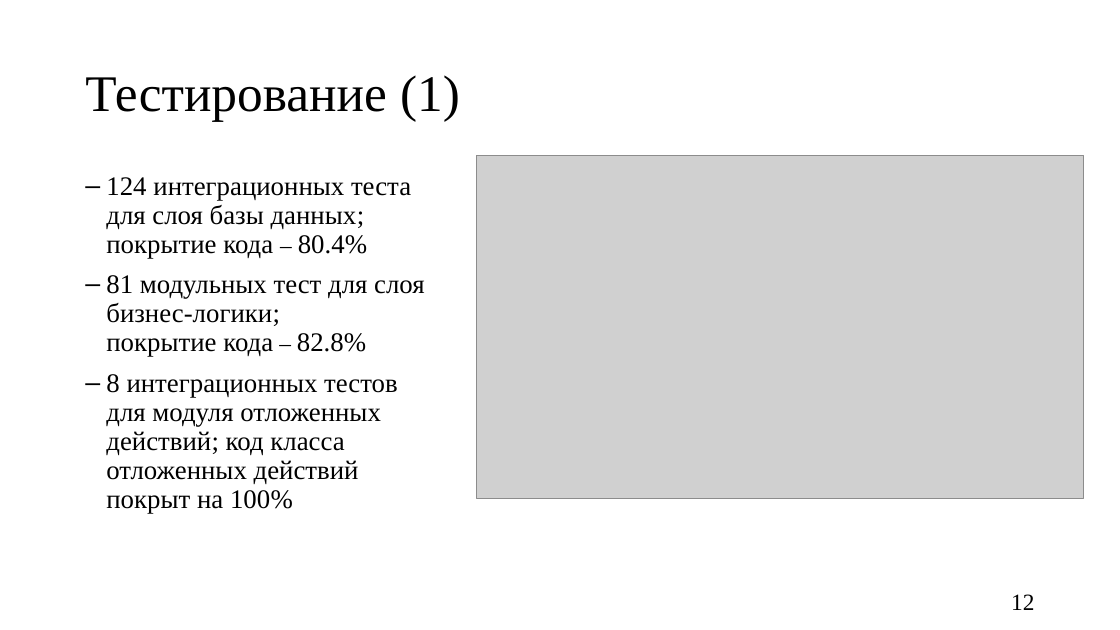
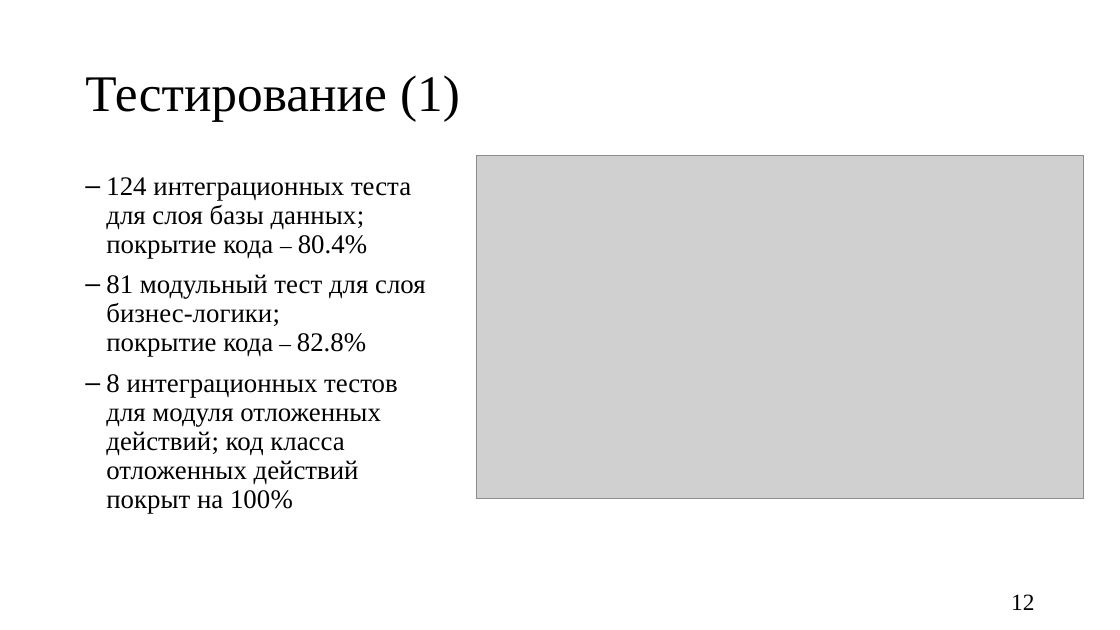
Before and after one commit to Kukushenok/competitive-math-game, a slide deck: slide 12 of docs/presentation.pptx. Drawn at 1120x630 pixels with LibreOffice and Linux fonts; fonts in the diff are those of the drawing; grey boxes stand for pictures. Boxes give left, top, right and bottom in pixels: in the first picture for what was removed or moved away, otherwise in the second. Text is boxed around its words. In the diff, an @@ line names an element or a change of style, - is before the commit and + after.

```diff
--- a/docs/presentation.pptx
+++ b/docs/presentation.pptx
@@ text at bbox=[106, 274, 426, 357]: text changed @@
-– 81 модульных тест для слоя бизнес-логики;
-  покрытие кода ‒ 82.8%
+– 81 модульный тест для слоя бизнес-логики;
+  покрытие кода ‒ 82.8%
```
Also in this commit, not shown: 3 other slides changed, 10 other files.
